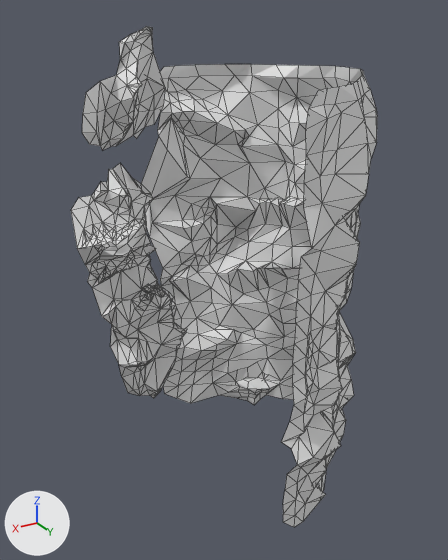
The Blender file Assets/BlenderObjects/cave2.blend as it was, and as the next commit left it.
One viewpoint serves both versions: a 50 mm camera at (11.94, 17.71, 17.93) aimed at (0.97, -0.56, 8.79). The lights are fixed; the arrows at lower left show +X, +Y and +Z. Mesh edges are drawn as thin lines.

The older version as bpy lines, for what is in view:
```python
me_plane = bpy.data.meshes.new('Plane')
me_plane.from_pydata(...)  # 1116 vertices, 1958 faces, 1 loose edge; spans x -3.74..1.11, y -1.58..1.46, z -1.44..1.74
ob_plane = bpy.data.objects.new('Plane', me_plane)
ob_plane.location = (-0.11, 0.01, 4.1)
ob_plane.rotation_euler = (0.0, 1.555, 0.0)  # degrees (0, 89, 0)
ob_plane.scale = (3.58, 3.58, 3.58)
```
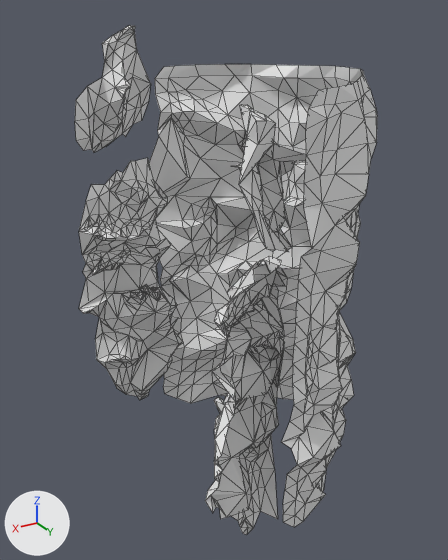
Where the change shows, as pixel boxes [x1, y1, x2, y2] in the pictures (448 x 560 px; the box of a moved part takes in the faces that stretch with it):
'Plane', reshaped
    before: [71, 27, 377, 527]
    after: [75, 25, 377, 535]
part 1 of me_plane, moved or reshaped
    before: [82, 27, 165, 150]
    after: [75, 25, 151, 152]
part 2 of me_plane, added
    after: [205, 256, 285, 535]
part 3 of me_plane, added
    after: [233, 105, 306, 252]
part 4 of me_plane, moved or reshaped
    before: [71, 163, 187, 398]
    after: [79, 158, 184, 400]

The change in detail:
me_plane is used by ob_plane; location (-0.11, 0.01, 4.1); rotation (0.0, 1.555, 0.0), in degrees (0, 89, 0); scale (3.58, 3.58, 3.58).
me_plane had 1116 vertices, 1958 faces, 1 loose edge and spanned x -3.74..1.11, y -1.58..1.46, z -1.44..1.74.
me_plane now has 1550 vertices, 2558 faces, 1 loose edge and spans x -3.75..1.11, y -1.58..1.46, z -1.44..1.72.
me_plane part 1: the loose piece of 74 vertices spanning x -3.74..-2.6, y -0.96..-0.45, z 0.63..1.59 is multiplied about its middle by the matrix ((0.995, 0.024, 0.1), (-0.034, 0.995, 0.098), (-0.097, -0.101, 0.99)), then moved by (0.01, -0.01, 0.12).
me_plane part 2: a new loose piece of 328 vertices spanning x -2.01..0.9, y 0.49..1.33, z 0.16..1.25.
me_plane part 3: a new loose piece of 87 vertices spanning x -3.23..-2.08, y 0.78..1.38, z 0.12..1.03.
me_plane part 4: 232 vertices moved from x -2.27..0.36, y -1.02..-0.33, z 0.41..1.74 to x -2.38..0.38, y -1.14..-0.49, z 0.46..1.71; 88 vertices removed from x -2.45..-0.14, y -0.96..-0.35, z 0.45..1.61; 105 vertices added at x -2.53..-0.18, y -0.96..-0.47, z 0.58..1.72.
